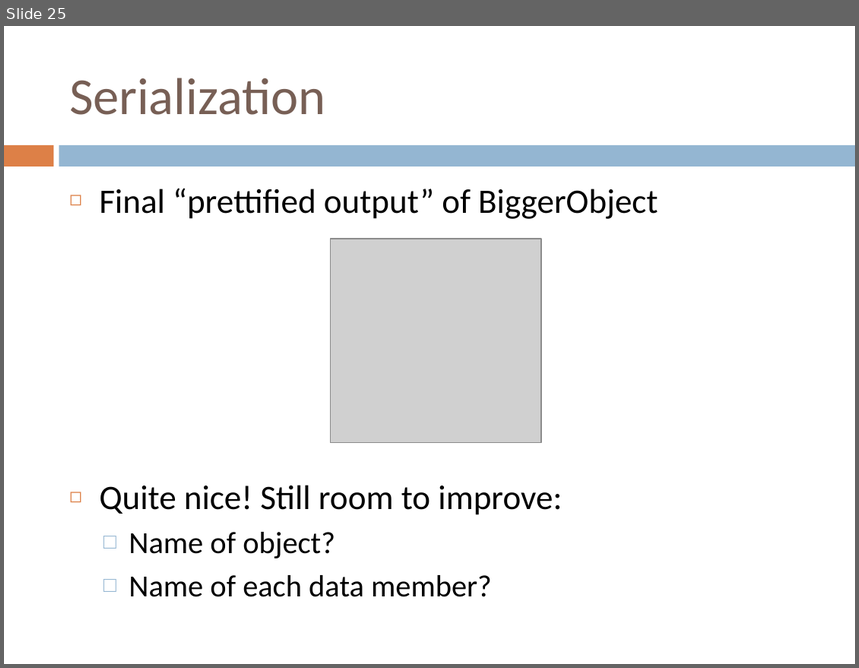
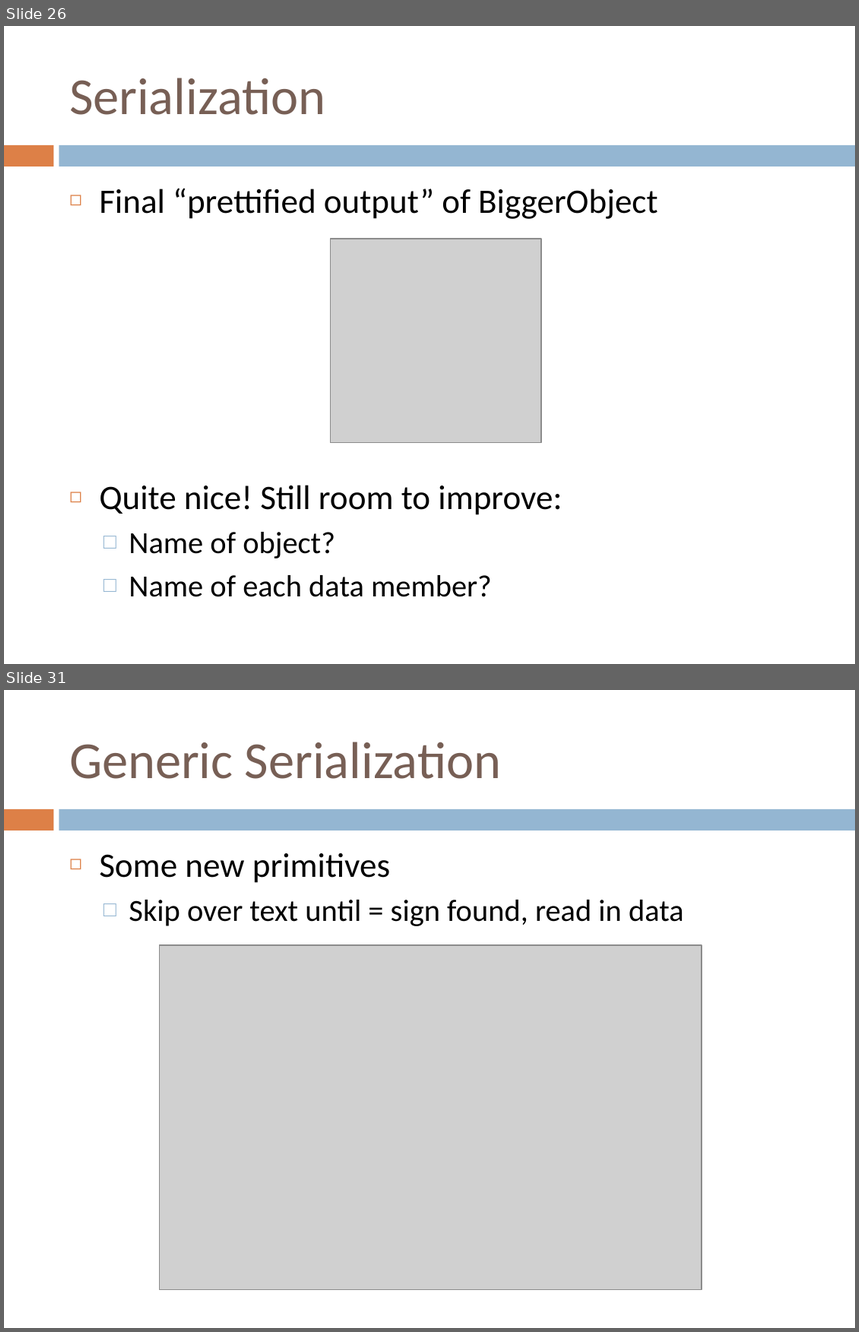
Before and after one commit to RandyGaul/GAM150Slides, a slide deck: GAM150_Club_Serialization.pptx. Shown one above the other, each under a label of ours: slide 25 before the commit, slides 26 and 31 after it; the slides between them are not shown. The pictures are 859x668 and 859x1332 pixels, drawn with LibreOffice and Linux fonts; fonts in the diff are those of the drawing; grey boxes stand for pictures. Boxes give left, top, right and bottom in pixels: in the first picture for what was removed or moved away, otherwise in the second. Text is boxed around its words. In the diff, an @@ line names an element or a change of style, - is before the commit and + after.

```diff
--- a/GAM150_Club_Serialization.pptx
+++ b/GAM150_Club_Serialization.pptx
@@ slide 31 added at <box>4,690,855,1328</box>, background #FFFFFF; not listed: 2 template elements that a slide beside it also shows @@
@@ title added at <box>69,742,501,779</box>, 44 pt, text #775F55 @@
+Generic Serialization
@@ text added at <box>99,853,684,926</box>, 26 pt, text #000000 @@
+◻ Some new primitives
+  □ Skip over text until = sign found, read in data
@@ picture added at <box>160,945,702,1290</box> @@
@@ what was slide 25 is now slide 26 @@
```
Also in this commit, not shown: 18 slides changed, 15 other slides added, 1 other file.
